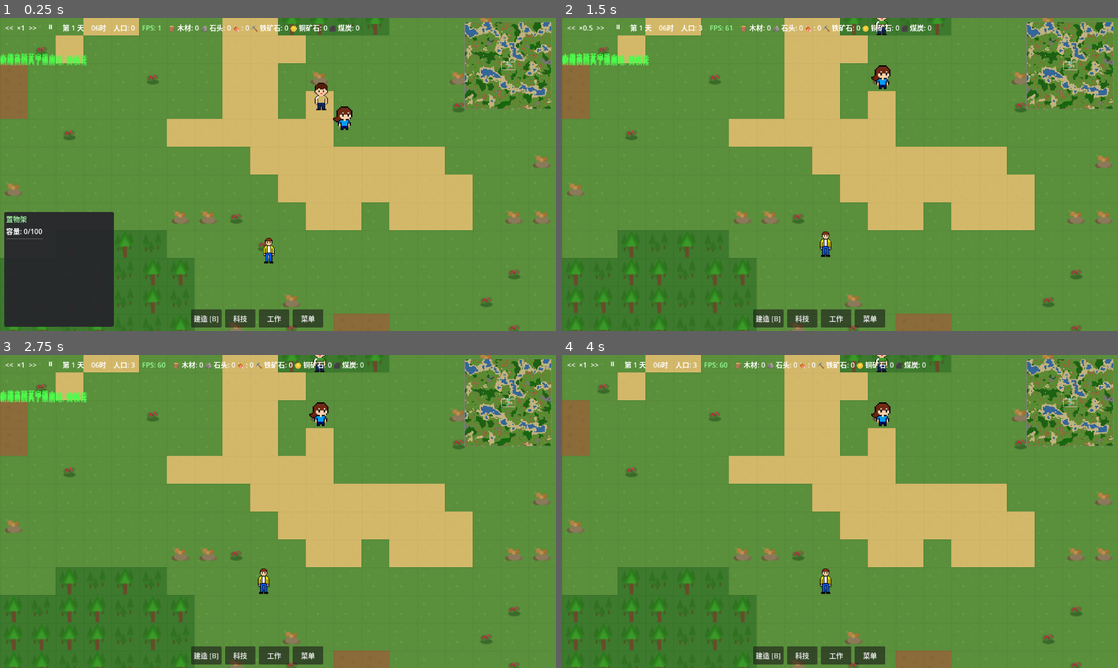
Above: before the commit, frames 1-4 (two rows, left to right).
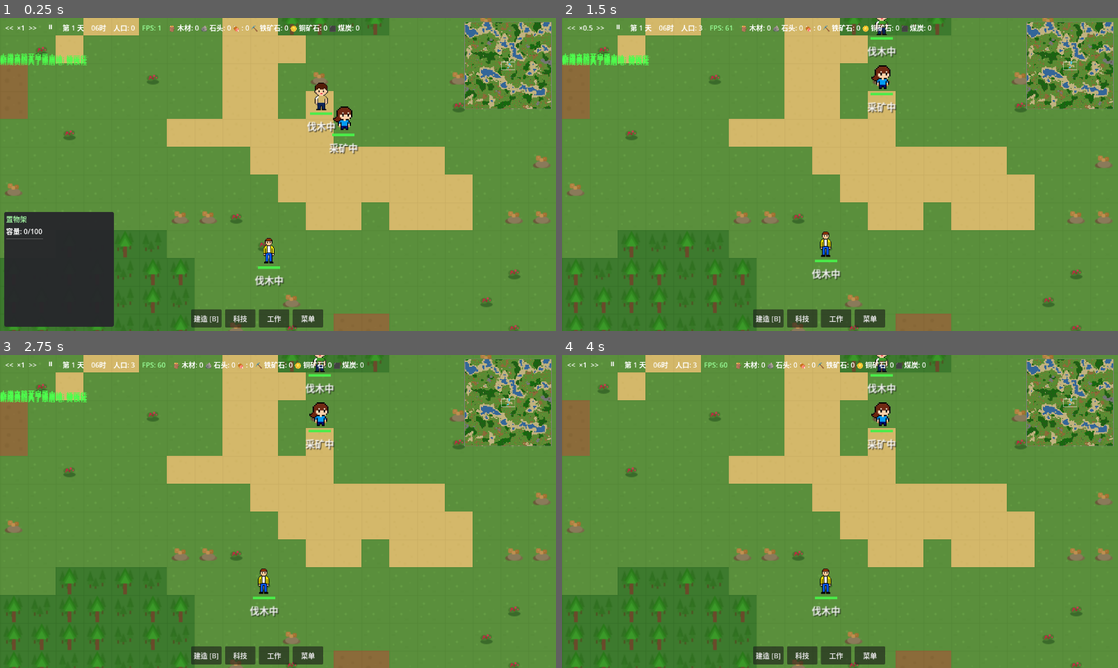
Above: after the commit, the same moments.

Repository: ZhanXuzhao/the-path-of-humanity
Game: Godot game, scene res://scenes/game.tscn
Same seed, same stepped clock (60 frames per second), same inputs: the game is played once before the commit and once after it.
Inputs (mouse positions are in pixels of both pictures, inside the frame that each line leads up to):
- Up to frame 1 (0.25 s): no input
- Up to frame 2 (1.5 s): tap Enter at 0.5 s; drag from (1067, 64) to (895, 105) at 0.52 s; click "<<" at 1.25 s
- Up to frame 3 (2.75 s): click ">>" at 2 s
- Up to frame 4 (4 s): click "⏸" at 2.75 s; click "▶" at 3.5 s

The runs differ from the first frame. In frame 1, 0.5% of the frame differs, in the area x 45-65%, y 30-86%; in frame 2, 0.5%; in frame 3, 0.5%; in frame 4, 0.5%.

Commit message:
feat: 在角色下方显示HP条和当前状态文字

Diff:
--- a/project.godot
+++ b/project.godot
@@ -11,18 +11,10 @@
 [application]
 
 config/name="ThePathOfHumanity"
+config/description="从原始采集到星辰大海 - 一款文明演化模拟游戏"
+run/main_scene="res://scenes/game.tscn"
 config/features=PackedStringArray("4.6", "Forward Plus")
 config/icon="res://icon.svg"
-config/description="从原始采集到星辰大海 - 一款文明演化模拟游戏"
-run/main_scene="res://scenes/game.tscn"
-
-[display]
-
-window/size/viewport_width=1280
-window/size/viewport_height=720
-window/size/mode=3
-window/size/always_on_top=false
-window/dpi/allow_hidpi=true
 
 [autoload]
 
@@ -30,26 +22,32 @@
 ItemDefinitions="*res://resources/item_definitions.gd"
 WorkManager="*res://scripts/autoload/work_manager.gd"
 
+[display]
+
+window/size/viewport_width=1280
+window/size/viewport_height=720
+window/size/mode=3
+
 [input]
 
 left_click={
 "deadzone": 0.5,
-"events": [Object(InputEventMouseButton,"resource_local_to_scene":false,"button_index":1,"pressure":0.0,"alt_pressed":false,"shift_pressed":false,"control_pressed":false,"meta_pressed":false,"command_or_automatic":false,"double_click":false,"factor":1.0,"button_mask":0)
+"events": [Object(InputEventMouseButton,"resource_local_to_scene":false,"resource_name":"","device":0,"window_id":0,"alt_pressed":false,"shift_pressed":false,"ctrl_pressed":false,"meta_pressed":false,"button_mask":0,"position":Vector2(0, 0),"global_position":Vector2(0, 0),"factor":1.0,"button_index":1,"canceled":false,"pressed":false,"double_click":false,"script":null)
 ]
 }
 right_click={
 "deadzone": 0.5,
-"events": [Object(InputEventMouseButton,"resource_local_to_scene":false,"button_index":2,"pressure":0.0,"alt_pressed":false,"shift_pressed":false,"control_pressed":false,"meta_pressed":false,"command_or_automatic":false,"double_click":false,"factor":1.0,"button_mask":0)
+"events": [Object(InputEventMouseButton,"resource_local_to_scene":false,"resource_name":"","device":0,"window_id":0,"alt_pressed":false,"shift_pressed":false,"ctrl_pressed":false,"meta_pressed":false,"button_mask":0,"position":Vector2(0, 0),"global_position":Vector2(0, 0),"factor":1.0,"button_index":2,"canceled":false,"pressed":false,"double_click":false,"script":null)
 ]
 }
 scroll_wheel={
 "deadzone": 0.5,
-"events": [Object(InputEventMouseButton,"resource_local_to_scene":false,"button_index":4,"pressure":0.0,"alt_pressed":false,"shift_pressed":false,"control_pressed":false,"meta_pressed":false,"command_or_automatic":false,"double_click":false,"factor":1.0,"button_mask":0)
+"events": [Object(InputEventMouseButton,"resource_local_to_scene":false,"resource_name":"","device":0,"window_id":0,"alt_pressed":false,"shift_pressed":false,"ctrl_pressed":false,"meta_pressed":false,"button_mask":0,"position":Vector2(0, 0),"global_position":Vector2(0, 0),"factor":1.0,"button_index":4,"canceled":false,"pressed":false,"double_click":false,"script":null)
 ]
 }
 scroll_wheel_down={
 "deadzone": 0.5,
-"events": [Object(InputEventMouseButton,"resource_local_to_scene":false,"button_index":5,"pressure":0.0,"alt_pressed":false,"shift_pressed":false,"control_pressed":false,"meta_pressed":false,"command_or_automatic":false,"double_click":false,"factor":1.0,"button_mask":0)
+"events": [Object(InputEventMouseButton,"resource_local_to_scene":false,"resource_name":"","device":0,"window_id":0,"alt_pressed":false,"shift_pressed":false,"ctrl_pressed":false,"meta_pressed":false,"button_mask":0,"position":Vector2(0, 0),"global_position":Vector2(0, 0),"factor":1.0,"button_index":5,"canceled":false,"pressed":false,"double_click":false,"script":null)
 ]
 }
 
--- a/scripts/entities/settler.gd
+++ b/scripts/entities/settler.gd
@@ -111,6 +111,9 @@
 
 # 选中状态
 var is_selected: bool = false
+
+# 角色下方状态显示的字体缓存
+var _status_font: Font = null
 
 # 年龄和寿命
 var age: float
@@ -169,9 +172,8 @@
 	if gm and gm.state != gm.GameState.PLAYING:
 		return
 
-	# 选中时每帧重绘，确保指示线跟随角色位置实时更新
-	if is_selected:
-		queue_redraw()
+	# 每帧重绘：更新角色下方状态显示（HP条、状态文字）和选中指示线
+	queue_redraw()
 
 	match state:
 		SettlerState.IDLE:
@@ -201,7 +203,9 @@
 	queue_redraw()
 
 func _draw():
-	"""绘制选择指示框和连接线"""
+	"""绘制角色下方状态（HP条、状态文字）和选中指示框"""
+	_draw_status_below()
+
 	if is_selected:
 		var half_size = TILE_SIZE * 0.5
 		var rect = Rect2(-half_size, -half_size, TILE_SIZE, TILE_SIZE)
@@ -212,6 +216,46 @@
 
 		# 绘制目标指示线
 		_draw_target_line()
+
+func _draw_status_below():
+	"""在角色下方绘制HP条和当前状态文字"""
+	# 初始化字体缓存
+	if _status_font == null:
+		_status_font = ThemeDB.fallback_font
+		if _status_font == null:
+			return
+
+	var font_size = 11
+
+	# ===== HP 条 =====
+	var bar_width = TILE_SIZE * 0.8
+	var bar_height = 3.0
+	var bar_x = -bar_width / 2.0
+	var bar_y = TILE_SIZE / 2.0 + 2.0  # 精灵底部下方
+
+	# 背景
+	draw_rect(Rect2(bar_x, bar_y, bar_width, bar_height), Color(0.15, 0.15, 0.15, 0.8))
+
+	# HP填充
+	var hp_ratio = hp / max_hp if max_hp > 0 else 0.0
+	var hp_color = Color(0.3, 1.0, 0.3, 0.9)  # 绿色
+	if hp_ratio < 0.3:
+		hp_color = Color(1.0, 0.3, 0.3, 0.9)  # 红色
+	elif hp_ratio < 0.6:
+		hp_color = Color(1.0, 0.8, 0.2, 0.9)  # 黄色
+	if hp_ratio > 0.0:
+		draw_rect(Rect2(bar_x, bar_y, bar_width * hp_ratio, bar_height), hp_color)
+
+	# ===== 状态文字 =====
+	var state_text = get_state_display(state, current_task if current_task else {})
+	var text_y = bar_y + bar_height + 1.0
+	var text_size = _status_font.get_string_size(state_text, HORIZONTAL_ALIGNMENT_CENTER, -1, font_size)
+	var text_pos = Vector2(-text_size.x / 2.0, text_y + text_size.y)
+
+	# 文字阴影（轻微偏移增加可读性）
+	_status_font.draw_string(get_canvas_item(), text_pos + Vector2(1, 1), state_text, HORIZONTAL_ALIGNMENT_LEFT, -1, font_size, Color(0, 0, 0, 0.7))
+	# 文字本体
+	_status_font.draw_string(get_canvas_item(), text_pos, state_text, HORIZONTAL_ALIGNMENT_LEFT, -1, font_size, Color(1, 1, 1, 0.95))
 
 func _draw_target_line():
 	"""绘制连接到目标位置的指示虚线（选中时显示），有导航路径时沿路径绘制"""
